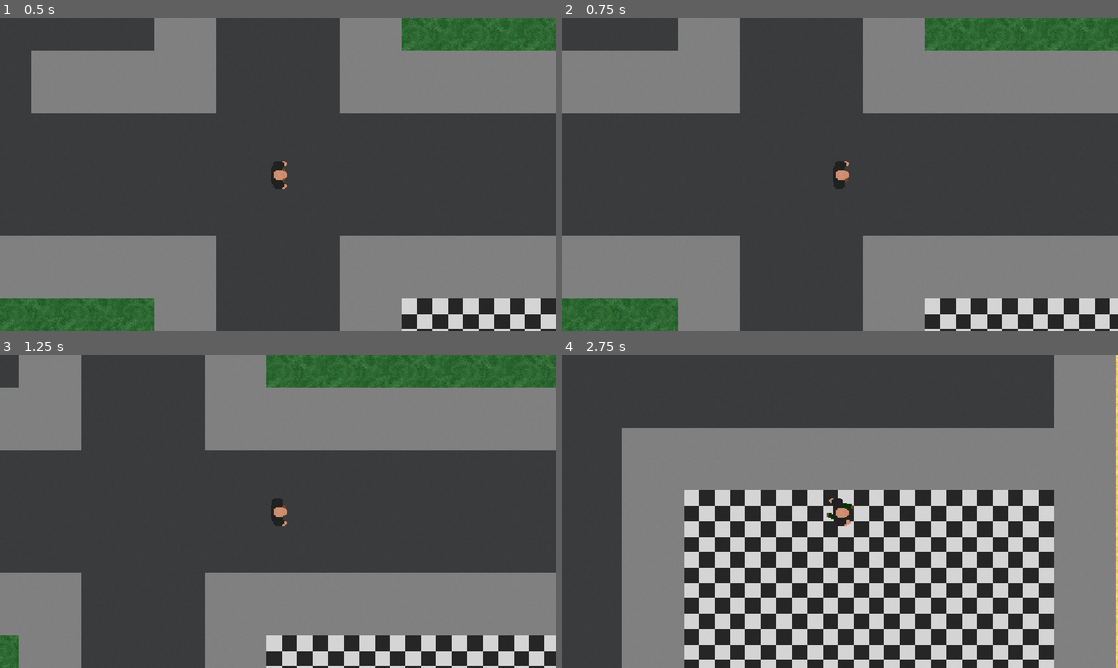
Above: before the commit, frames 1-4 (two rows, left to right).
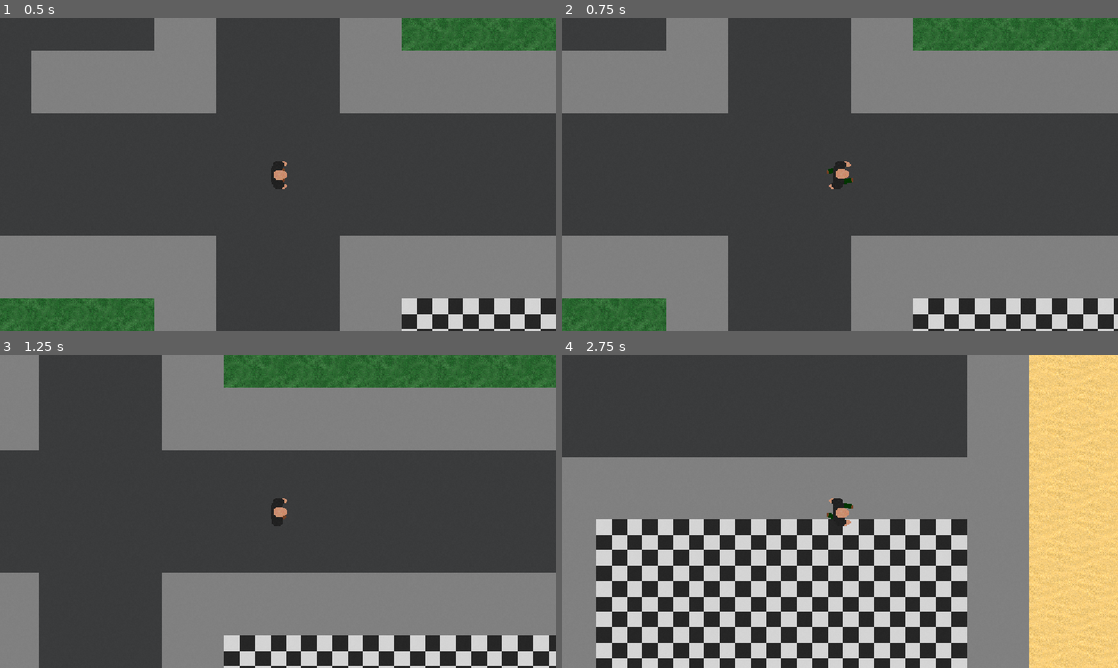
Above: after the commit, the same moments.

Repository: makryl-dev/Eleutheria
Game: Godot game, scene res://src/World/World.tscn
The game is run twice, just before and just after one commit, with the same random seed, the same clock (stepped at 60 frames per second) and the same inputs.
Inputs (mouse positions are in pixels of both pictures, inside the frame that each line leads up to):
- Up to frame 1 (0.5 s): no input
- Up to frame 2 (0.75 s): tap Enter at 0.5 s; move the mouse to (962, 158) at 0.52 s; hold D (move_right) from 0.53 s (still down); hold Shift (sprint, bound only after the commit) from 0.53 s (still down)
- Up to frame 3 (1.25 s): keep holding D (move_right); keep holding Shift (sprint, bound only after the commit)
- Up to frame 4 (2.75 s): move the mouse to (728, 527) at 1.27 s; release D (move_right) at 1.28 s; release Shift (sprint, bound only after the commit) at 1.28 s; hold S (move_down) 1.28-2.03 s; right-click (728, 527) at 1.35 s; tap Shift (sprint, bound only after the commit) at 1.55 s; move the mouse to (895, 442) at 2.02 s; hold D (move_right) from 2.03 s (still down); hold Shift (sprint, bound only after the commit) from 2.03 s (still down)

Frame 1 is identical in both runs. In frame 2, 6.7% of the frame differs, in the area x 0-100%, y 0-100%; in frame 3, 16%; in frame 4, 56%.

Commit message:
feat: add sprint function with shift key held

Diff:
--- a/project.godot
+++ b/project.godot
@@ -52,6 +52,11 @@
 "events": [Object(InputEventMouseButton,"resource_local_to_scene":false,"resource_name":"","device":-1,"window_id":0,"a …(258 unchanged characters)…
 ]
 }
+sprint={
+"deadzone": 0.2,
+"events": [Object(InputEventKey,"resource_local_to_scene":false,"resource_name":"","device":-1,"window_id":0,"alt_pressed":false,"shift_pressed":false,"ctrl_pressed":false,"meta_pressed":false,"pressed":false,"keycode":0,"physical_keycode":4194325,"key_label":0,"unicode":0,"location":0,"echo":false,"script":null)
+]
+}
 
 [physics]
 
--- a/src/Player/Player.tscn
+++ b/src/Player/Player.tscn
@@ -74,9 +74,8 @@
 
 [node name="Sprite" type="AnimatedSprite2D" parent="." unique_id=1702494365]
 sprite_frames = SubResource("SpriteFrames_ey032")
-animation = &"Walking"
+animation = &"Idle"
 autoplay = "Idle"
-frame_progress = 0.15084146
 
 [node name="Hitbox" type="CollisionShape2D" parent="." unique_id=2115082384]
 visible = false
@@ -88,7 +87,6 @@
 
 [node name="PlayerMovement" type="Node2D" parent="." unique_id=1493389083]
 script = ExtResource("2_rwoh2")
-speed = 200.0
 metadata/_custom_type_script = "uid://byyemf3fie7dq"
 
 [node name="PlayerRotation" type="Node2D" parent="." unique_id=1730907668]
--- a/src/Player/PlayerMovement.gd
+++ b/src/Player/PlayerMovement.gd
@@ -1,6 +1,9 @@
 class_name PlayerMovement
 extends Node2D
-@export var speed = 300.0
+
+@export var speed = 150.0
+@export var sprint_multiplier = 1.75
+
 var parent: CharacterBody2D
 var sprite: AnimatedSprite2D
 
@@ -14,12 +17,19 @@
 	if not parent:
 		return
 
+	var is_sprinting = Input.is_action_pressed("sprint")
+	var current_speed = speed * (sprint_multiplier if is_sprinting else 1.0)
 	var direction = Input.get_vector("move_left", "move_right", "move_up", "move_down")
-	parent.velocity = direction * speed
+
+	parent.velocity = direction * current_speed
 	parent.move_and_slide()
 
 	if direction != Vector2.ZERO:
 		parent.rotation = direction.angle()
-		sprite.play("Walking")
+		if sprite:
+			sprite.speed_scale = (sprint_multiplier if is_sprinting else 1.0)
+			sprite.play("Walking")
 	else:
-		sprite.play("Idle")
+		if sprite:
+			sprite.speed_scale = 1.0
+			sprite.play("Idle")
